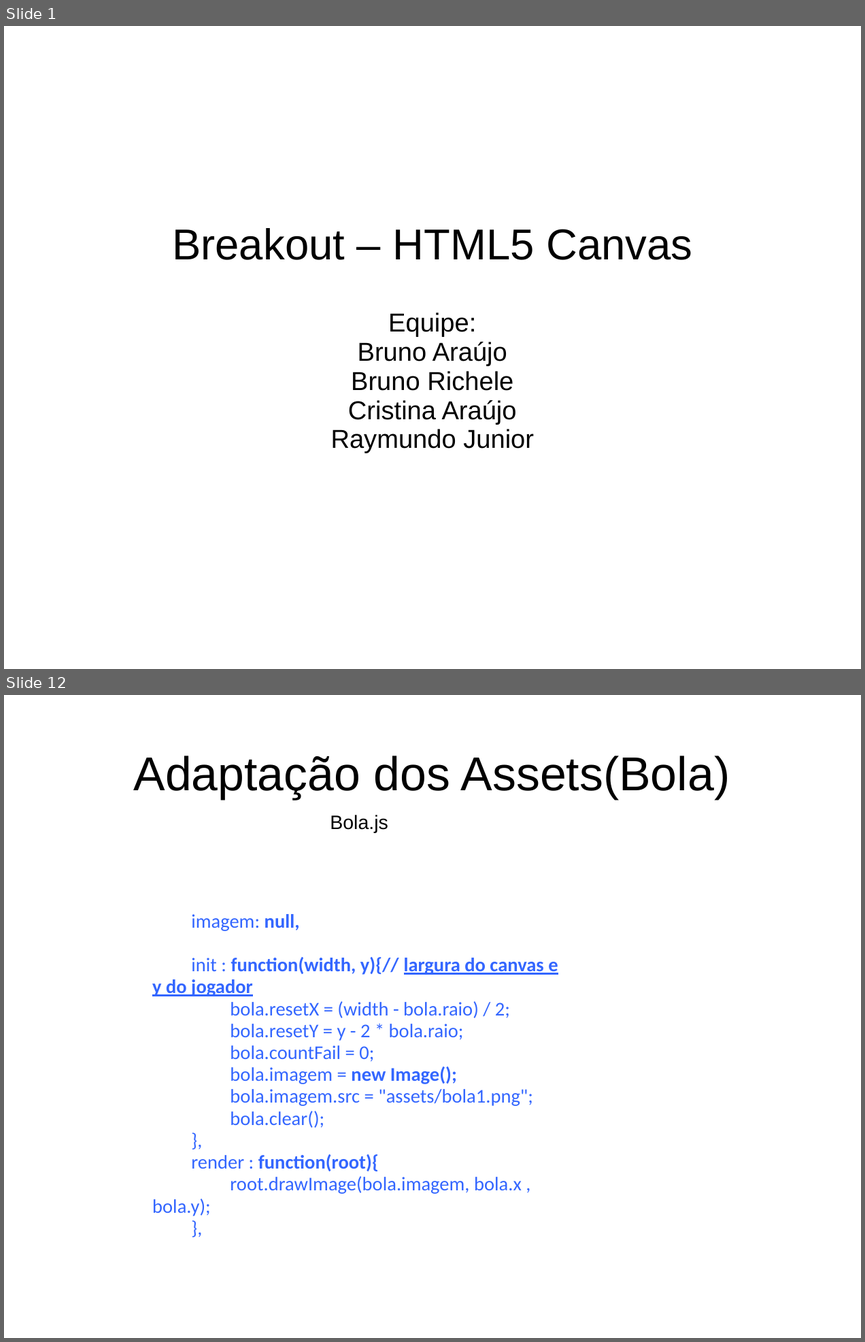
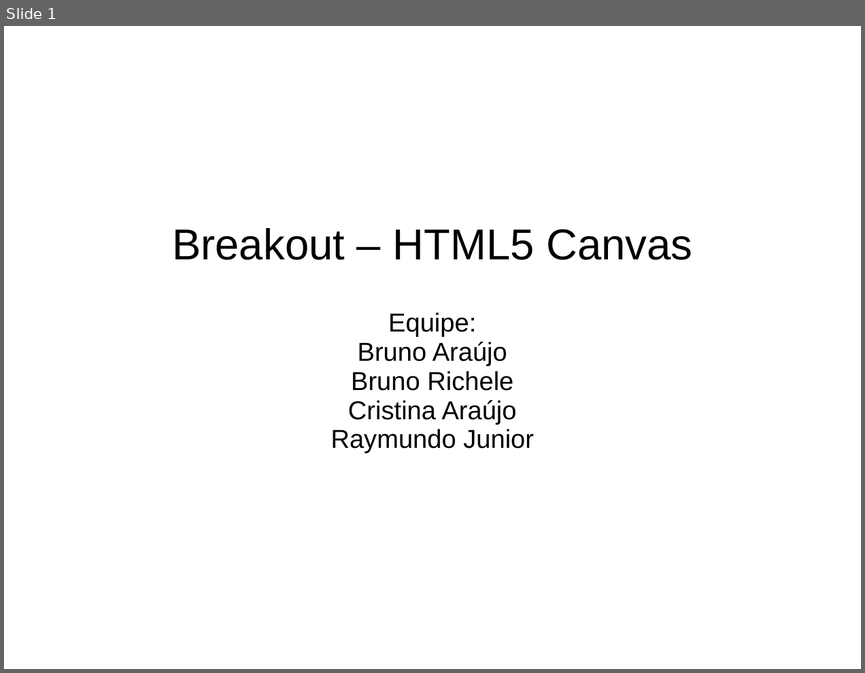
Before and after one commit to jucimarjr/posueagames, a slide deck: brunorichele/breakout/apres/breakout.ppt. Shown one above the other, each under a label of ours: slides 1 and 12 before the commit, slide 1 after it; the slides between them are not shown. The pictures are 865x1342 and 865x673 pixels, drawn with LibreOffice and Linux fonts; fonts in the diff are those of the drawing. Boxes give left, top, right and bottom in pixels: in the first picture for what was removed or moved away, otherwise in the second. Text is boxed around its words. In the diff, an @@ line names an element or a change of style, - is before the commit and + after.

```diff
--- a/brunorichele/breakout/apres/breakout.ppt
+++ b/brunorichele/breakout/apres/breakout.ppt
@@ slide 12 removed at (4,695,861,1338), background #FFFFFF @@
@@ title removed at (134,756,730,799) @@
-Adaptação dos Assets(Bola)
@@ text removed at (330,815,388,833) @@
-Bola.js
@@ text removed at (152,914,558,1216) @@
-imagem: null,
-init : function(width, y){// largura do canvas e y do jogador
-bola.resetX = (width - bola.raio) / 2;
-bola.resetY = y - 2 * bola.raio;
-bola.countFail = 0;
-bola.imagem = new Image();
-bola.imagem.src = "assets/bola1.png";
-bola.clear();
-},
-render : function(root){
-root.drawImage(bola.imagem, bola.x , bola.y);
-},
```
Also in this commit, not shown: 3 slides changed, 1 slide added, 13 other slides removed, 4 other files.
